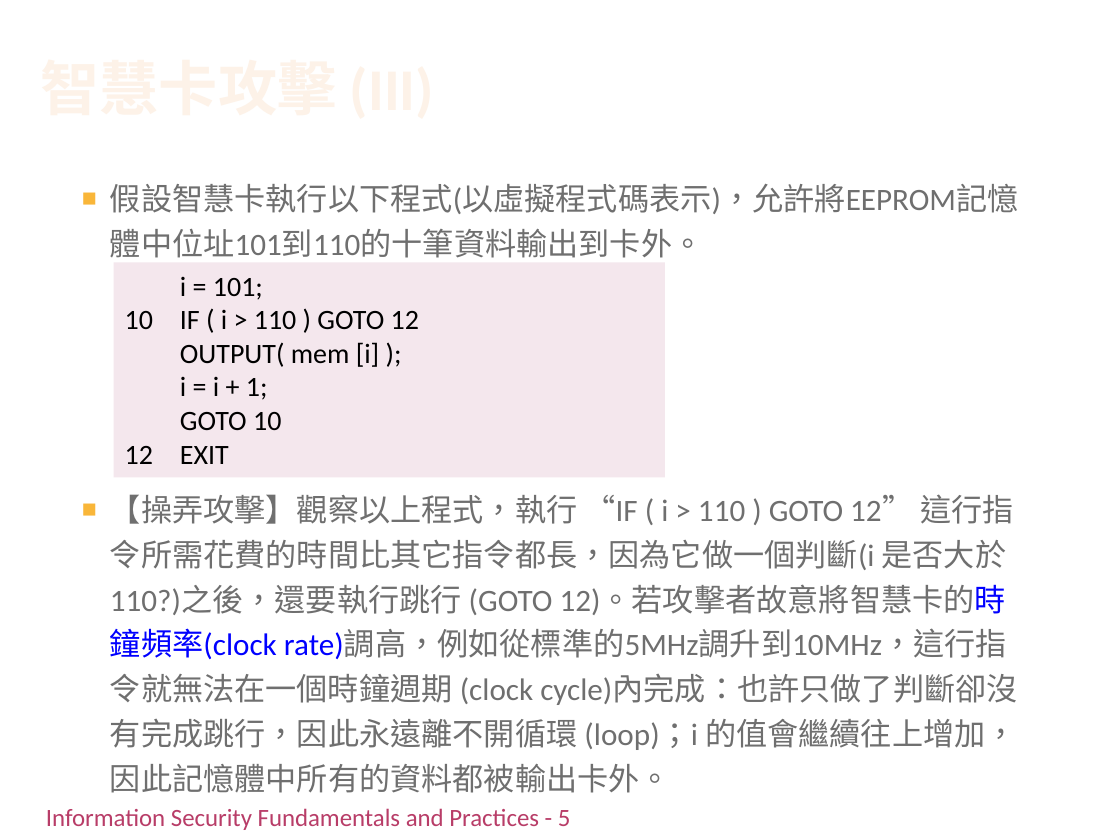
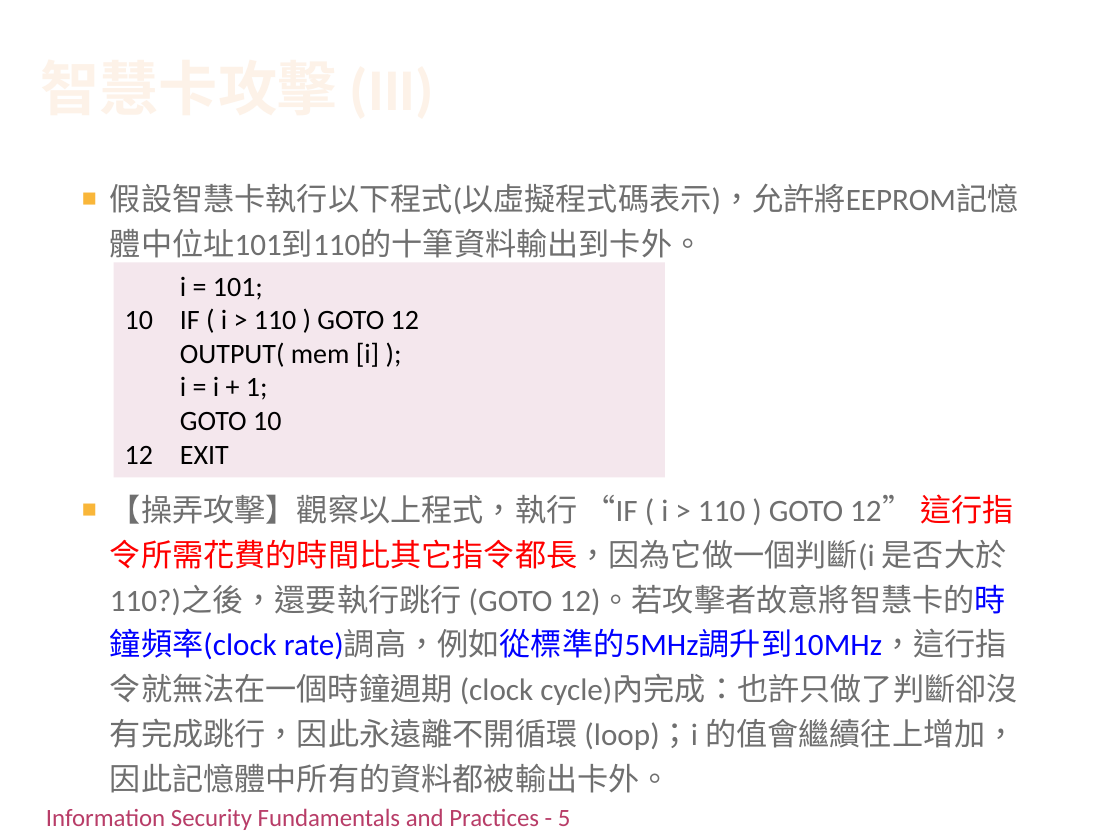
Before and after one commit to chih-chengwu/Information-Security-Markdown, a slide deck: slide 25 of 副本/Ch4_認證授權與存取控制(潘天佑的第5章).pptx. Drawn at 1120x840 pixels with LibreOffice and Linux fonts; fonts in the diff are those of the drawing; background and template pictures are left out. Boxes give left, top, right and bottom in pixels: in the first picture for what was removed or moved away, otherwise in the second. Text is boxed around its words. In the diff, an @@ line names an element or a change of style, - is before the commit and + after.

```diff
--- a/副本/Ch4_認證授權與存取控制(潘天佑的第5章).pptx
+++ b/副本/Ch4_認證授權與存取控制(潘天佑的第5章).pptx
@@ text at [110,494,1017,793]: text colour #707070 to #FF0000 in "這行指令所需花費的時間比其它指令都長，因為它做一個判斷(i"; text colour #707070 to #0000FF in "rate)調高，例如從標準的5MHz調升到10MHz，這行指令就無法在一個時鐘週期" @@
```
Also in this commit, not shown: 16 other slides changed.
